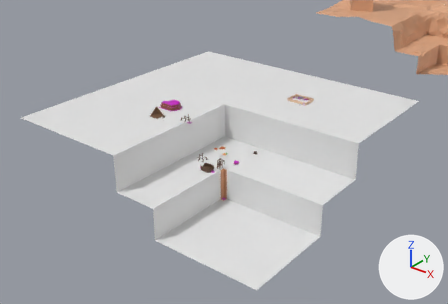
One commit to the FBX model Assets/Resources/Meshes/CasualTapsMOdelsExtended.fbx: the scene before it, then after it.
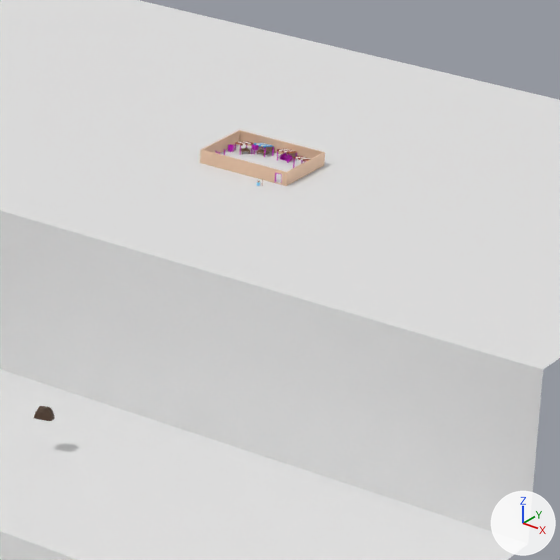
Each version is shown from a 50 mm lens placed at (225.8, -280.6, 176.9), pointed at (-5.7, 8.8, -2.5), then close up on the part from 55% to 81% of the width and 22% to 60% of the height. The axes (+X, +Y, +Z) are drawn at lower right. The lights are the same throughout. Where no turn or scale is listed for an object, it has been applied to the vertices. Vertices at the same position are counted once.

Names of what the first close-up shows: 'PlaneClean', 'Shop'.
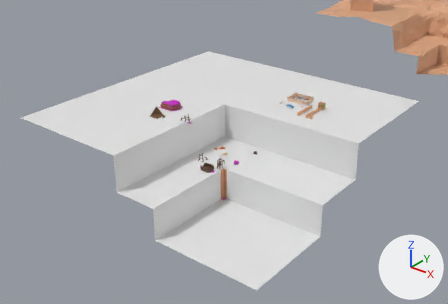
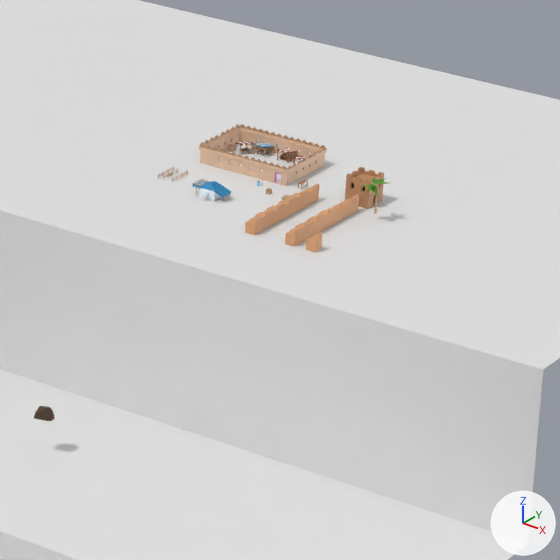
Boxes (x1, y1, x2, y2) around the edits, measured in the close-ups (560 x 560 px):
'Shop', reshaped (11% taller): before (200, 130, 325, 186); after (199, 124, 327, 186)
'StoneWall', added (brown): after (245, 184, 319, 235)
'Stonewall1', added (brown): after (285, 194, 359, 247)
'Tower.001', added (brown): after (345, 167, 384, 209)
'TentOffice', added: after (192, 179, 231, 202)
'StoneWallSmall.001', added: after (306, 232, 322, 252)
'Tree', added: after (361, 178, 388, 214)
part 1 of me_cube_023, added (beige): after (199, 124, 327, 186)
part 2 of me_cube_023, recoloured (pink to brown): (224, 143, 302, 164) in both

Diff of the bpy script that builds the scene:
```diff
--- a/Assets/Resources/Meshes/CasualTapsMOdelsExtended.fbx.py
+++ b/Assets/Resources/Meshes/CasualTapsMOdelsExtended.fbx.py
@@ me_cube_023 @@
 # used by ob_shop; location = (25.0, 65.6, 23.5)
-me_cube_023.from_pydata(...)  # 592 vertices, 452 faces; spans x -13.26..1.0, y -9.1..1.0, z -0.01..2.0
+me_cube_023.from_pydata(...)  # 2570 vertices, 2125 faces; spans x -13.45..1.2, y -9.28..1.2, z -0.01..2.94
+# me_cube_023 part 1: 1978 vertices added at x -13.45..1.2, y -9.28..1.2, z 1.04..2.94
+# me_cube_023 part 2: 334 faces spanning x -13.03..0.05, y -6.37..0.64, z 0.05..1.72 switch from mat_topmat (pink #cd00c5) to mat_material_001 (picture img_imphenziapalette01_256_gradient_png)
 me_cube_023.materials.append(mat_floor)
@@ me_cube_067 @@
+me_cube_067.from_pydata(...)  # 30 vertices, 26 faces; spans x -0.87..0.63, y -0.74..0.74, z 0.0..2.3
+me_cube_067.materials.append(mat_material_001)  # picture img_imphenziapalette01_256_gradient_png
@@ me_cube_061 @@
+me_cube_061.from_pydata(...)  # 478 vertices, 423 faces; spans x -2.4..0.9, y -8.1..8.1, z 0.0..2.3
+me_cube_061.materials.append(mat_material_001)  # picture img_imphenziapalette01_256_gradient_png
@@ me_cube_068 @@
+me_cube_068.from_pydata(...)  # 669 vertices, 630 faces; spans x -1.92..1.93, y -1.92..1.93, z 0.03..4.13
+# faces by material slot: [626, 4]
+me_cube_068.materials.append(mat_material_001)  # picture img_imphenziapalette01_256_gradient_png
+me_cube_068.materials.append(mat_topmat)  # pink #cd00c5
@@ me_cube_069 @@
+me_cube_069.from_pydata(...)  # 202 vertices, 327 faces; spans x -1.82..1.96, y -2.82..1.22, z 0.0..4.87
+me_cube_069.materials.append(mat_material_001)  # picture img_imphenziapalette01_256_gradient_png
@@ me_cube_034 @@
+me_cube_034.from_pydata(...)  # 235 vertices, 233 faces; spans x -2.62..2.49, y -1.88..1.3, z -0.3..2.16
+me_cube_034.materials.append(mat_material_001)  # picture img_imphenziapalette01_256_gradient_png
@@ me_cube_066 @@
+me_cube_066.from_pydata(...)  # 324 vertices, 305 faces; spans x -1.4..0.9, y -8.1..8.1, z -0.3..2.3
+me_cube_066.materials.append(mat_material_001)  # picture img_imphenziapalette01_256_gradient_png
@@ ob_stonewallsmall_001 @@
+ob_stonewallsmall_001 = bpy.data.objects.new('StoneWallSmall.001', me_cube_067)
+ob_stonewallsmall_001.location = (41.0, 39.4, 23.5)
@@ ob_stonewall @@
+ob_stonewall = bpy.data.objects.new('StoneWall', me_cube_061)
+ob_stonewall.location = (31.2, 46.8, 23.5)
@@ ob_tower_001 @@
+ob_tower_001 = bpy.data.objects.new('Tower.001', me_cube_068)
+ob_tower_001.location = (37.3, 58.1, 23.5)
@@ ob_tree @@
+ob_tree = bpy.data.objects.new('Tree', me_cube_069)
+ob_tree.location = (41.8, 53.6, 24.4)
@@ ob_tentoffice @@
+ob_tentoffice = bpy.data.objects.new('TentOffice', me_cube_034)
+ob_tentoffice.location = (20.1, 46.8, 23.5)
@@ ob_stonewall1 @@
+ob_stonewall1 = bpy.data.objects.new('Stonewall1', me_cube_066)
+ob_stonewall1.location = (37.5, 46.8, 23.5)
```
